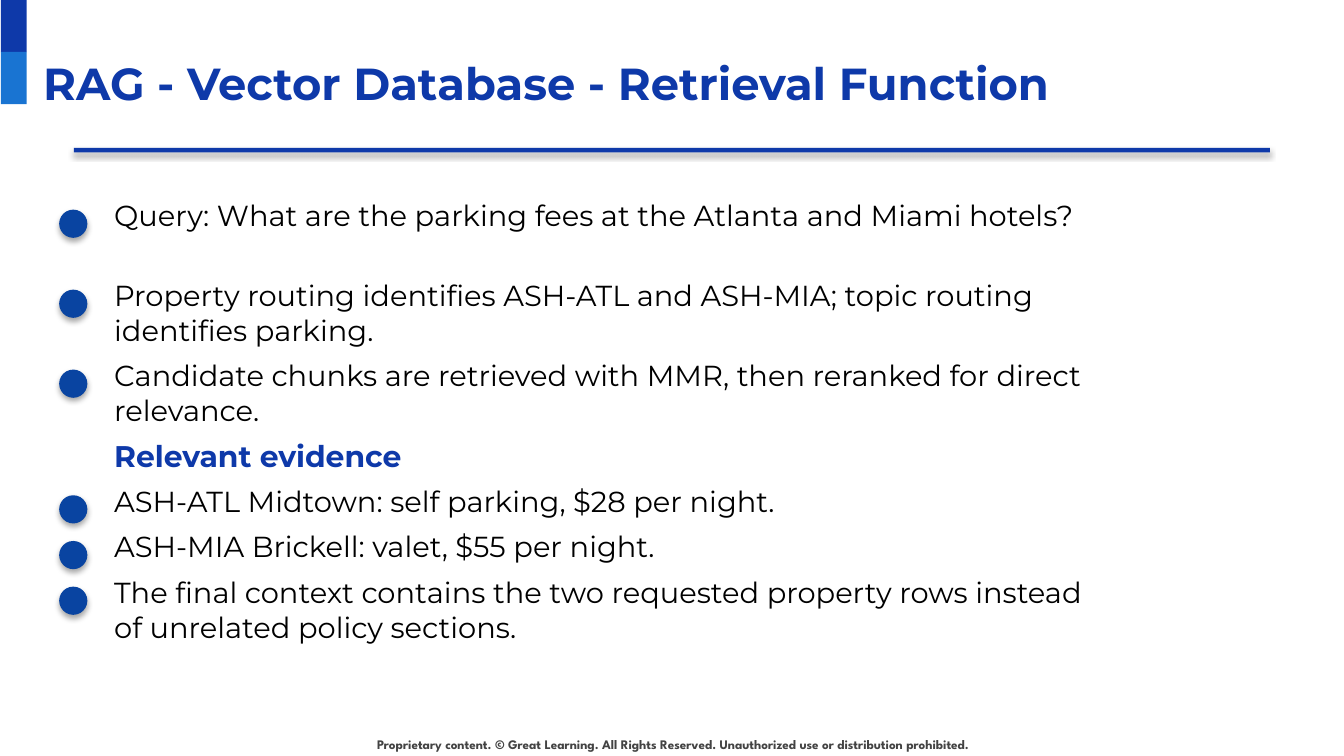
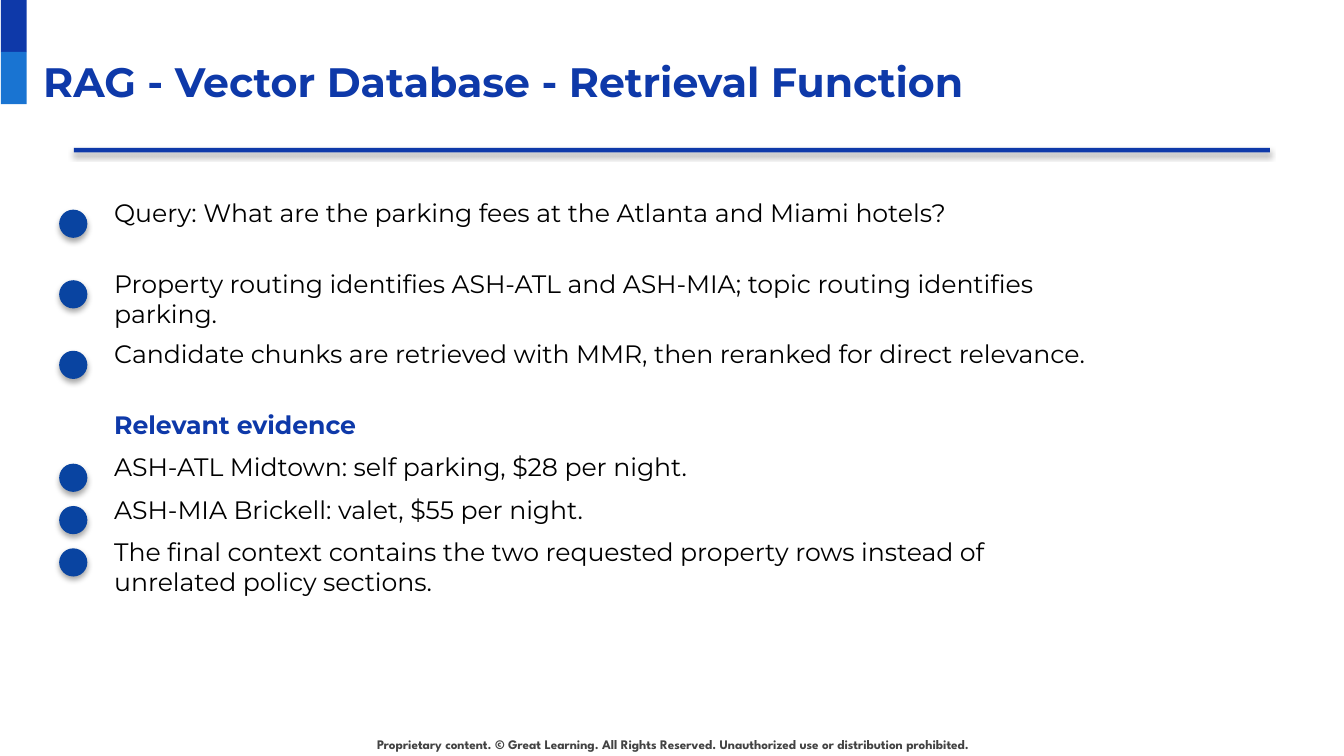
Before and after one commit to raovutukoor1/aurora-stay-qna, a slide deck: slide 10 of presentations/Aurora_Stays_RAG_Project_Presentation_Template_Style.pptx. Drawn at 1344x756 pixels with LibreOffice and Linux fonts; fonts in the diff are those of the drawing; background and template pictures are left out. Boxes give left, top, right and bottom in pixels: in the first picture for what was removed or moved away, otherwise in the second. Text is boxed around its words. In the diff, an @@ line names an element or a change of style, - is before the commit and + after.

```diff
--- a/presentations/Aurora_Stays_RAG_Project_Presentation_Template_Style.pptx
+++ b/presentations/Aurora_Stays_RAG_Project_Presentation_Template_Style.pptx
@@ title "RAG - Vector Database - ..." at (43,64,963,98): size 24 to 22 pt @@
@@ text "Property routing identifies ASH-ATL and ...": place and size @@
-text "Property routing identifies ASH-ATL and ..." at (114,284,1033,347)
+text "Property routing identifies ASH-ATL and ..." at (114,274,1034,328)
@@ ellipse: place and size @@
-ellipse at (59,289,87,317)
+ellipse at (59,280,87,308)
@@ ellipse: place and size @@
-ellipse at (59,370,87,398)
+ellipse at (59,351,87,379)
@@ text "Candidate chunks are retrieved with ...": place and size @@
-text "Candidate chunks are retrieved with ..." at (114,364,1081,421)
+text "Candidate chunks are retrieved with ..." at (114,344,1085,367)
@@ text "Relevant evidence" at (114,414,356,435): size 16 to 13.5 pt @@
@@ 2 texts, 1 ellipse: place and size @@
-2 texts, 1 ellipse at (59,443,775,524)
+2 texts, 1 ellipse at (59,414,687,492)
@@ ellipse: place and size @@
-ellipse at (59,542,87,570)
+ellipse at (59,505,87,534)
@@ text "ASH-MIA Brickell: valet, $55 per ...": place and size @@
-text "ASH-MIA Brickell: valet, $55 per ..." at (114,533,655,563)
+text "ASH-MIA Brickell: valet, $55 per ..." at (114,498,583,524)
@@ size 15.5 to 13.5 pt in 6 elements at (114,203,946,227), (114,274,1034,328), (114,344,1085,367), (114,455,687,481), (114,498,583,524), (114,542,984,596) @@
@@ text "The final context contains the ...": place and size @@
-text "The final context contains the ..." at (114,581,1081,644)
+text "The final context contains the ..." at (114,542,984,596)
@@ ellipse: place and size @@
-ellipse at (59,587,87,616)
+ellipse at (59,548,87,577)
```
Also in this commit, not shown: 29 other slides changed, 2 other files.
